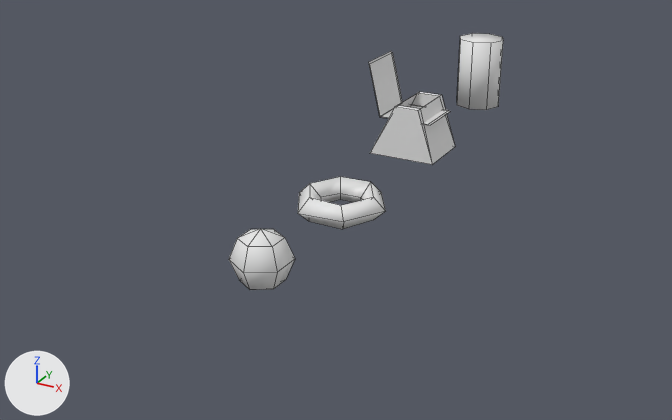
The Blender file Assets/Models/Map/Props.blend, before and after one commit.
Both versions are drawn from a 50 mm lens placed at (14.1, -25.9, 12.6), pointed at (0.6, -1.4, 0.4). The axes (+X, +Y, +Z) are drawn at lower left. The lights are the same throughout. Mesh edges are drawn as thin lines.

The first picture shows 'BeachBall', 'Cylinder', 'FoldingChair', 'Ring'.
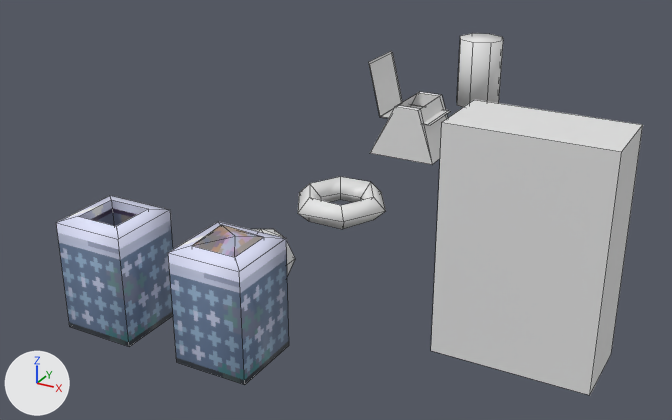
Pixel boxes [x1, y1, x2, y2] of what changed, in the pictures (672 x 420 px):
'UVBoxVendingMachine', added
    after: [431, 100, 643, 395]
'BinFull', added
    after: [168, 222, 289, 385]
'Bin', added
    after: [56, 195, 173, 346]
'BeachBall', unchanged, covered by the edit
    before: [229, 229, 295, 290]
    after: [251, 229, 295, 276]

What changed in the scene script:
```text
Add img_binuv_png:
    img_binuv_png = load_image('BinUV.png', 'UVs/BinUV.png', 64, 64, 'sRGB')
Add mat_vendingmachineuv:
    mat_vendingmachineuv = principled_material('VendingMachineUV')
    mat_vendingmachineuv.base_color = (0.8, 0.8, 0.8)  # white #e7e7e7
Add mat_bin_001:
    mat_bin_001 = principled_material('Bin.001')
    mat_bin_001.texture = img_binuv_png
Add mat_bin:
    mat_bin = principled_material('Bin')
    mat_bin.texture = img_binuv_png
Add me_cube_004:
    me_cube_004.from_pydata(...)  # a box spanning x 0.0..4.0, y -2.0..0.0, z 0.0..6.0
    me_cube_004.materials.append(mat_vendingmachineuv)  # its picture is missing
Add me_cube_003:
    me_cube_003.from_pydata(...)  # 18 vertices, 20 faces; spans x 0.0..2.0, y -2.0..0.0, z 0.0..3.43
    me_cube_003.materials.append(mat_bin_001)  # picture img_binuv_png
Add me_cube_001:
    me_cube_001.from_pydata(...)  # 16 vertices, 14 faces; spans x 0.0..2.0, y -2.0..0.0, z 0.0..3.1
    me_cube_001.polygons.foreach_set('use_smooth', [True] * 14)
    me_cube_001.materials.append(mat_bin)  # picture img_binuv_png
Add ob_uvboxvendingmachine:
    ob_uvboxvendingmachine = bpy.data.objects.new('UVBoxVendingMachine', me_cube_004)
    ob_uvboxvendingmachine.location = (6.5, -5.25, 0.0)
Add ob_binfull:
    ob_binfull = bpy.data.objects.new('BinFull', me_cube_003)
    ob_binfull.location = (1.25, -8.75, 0.0)
Add ob_bin:
    ob_bin = bpy.data.objects.new('Bin', me_cube_001)
    ob_bin.location = (-2.25, -8.75, 0.0)
```
